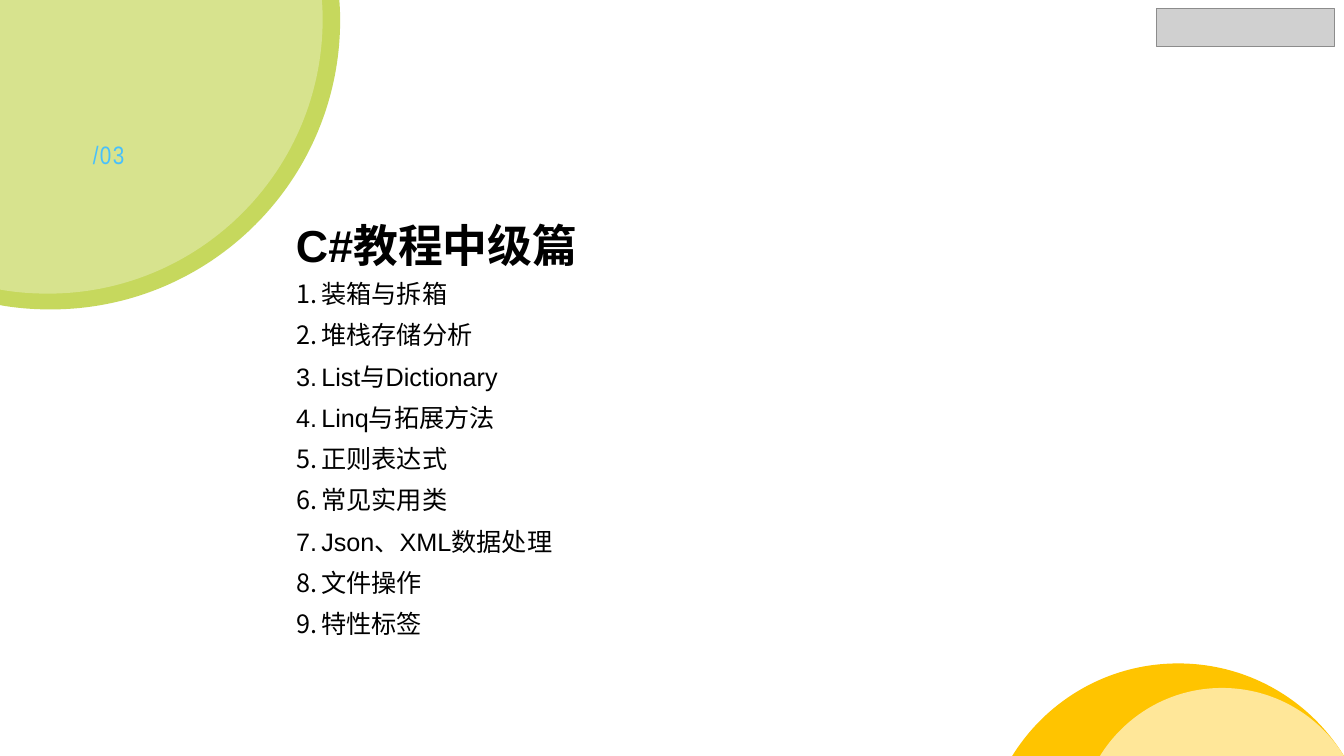
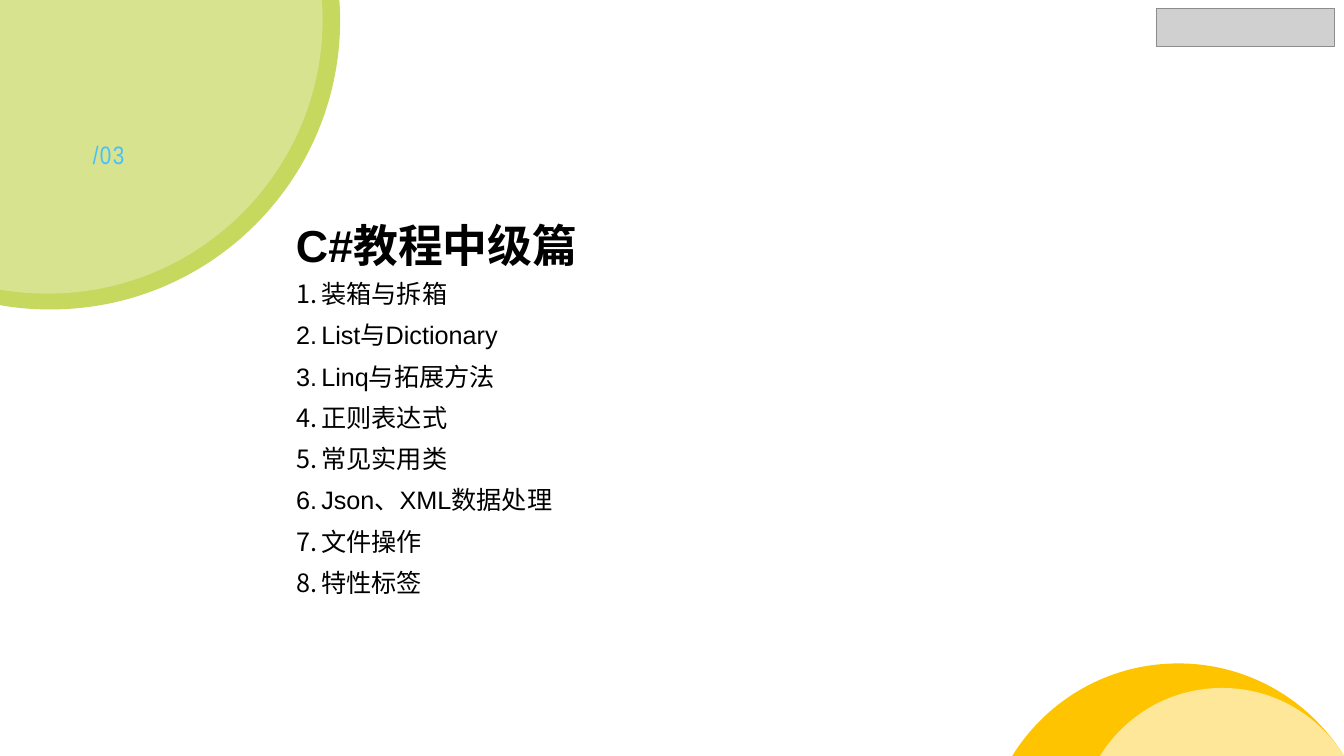
Before and after one commit to StevenEco/.NetCoreGuide, a slide deck: slide 23 of PPT/Microsoft Lesson.pptx. Drawn at 1344x756 pixels with LibreOffice and Linux fonts; fonts in the diff are those of the drawing; grey boxes stand for pictures. Boxes give left, top, right and bottom in pixels: in the first picture for what was removed or moved away, otherwise in the second. Text is boxed around its words. In the diff, an @@ line names an element or a change of style, - is before the commit and + after.

```diff
--- a/PPT/Microsoft Lesson.pptx
+++ b/PPT/Microsoft Lesson.pptx
@@ text at [321,322,472,346]: paragraph removed @@
-2. 堆栈存储分析
```
Also in this commit, not shown: 24 other files.
